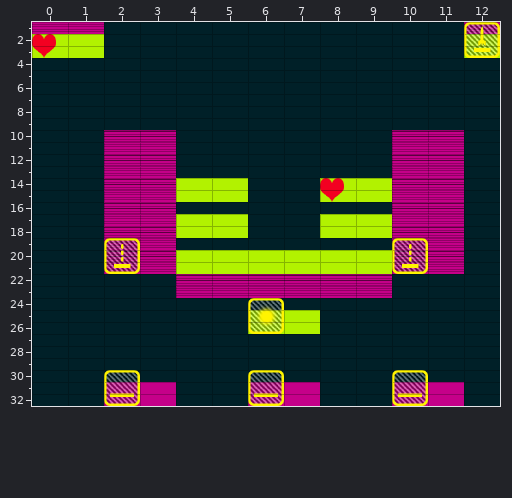
Tiled map -- Impact/Impact.iOS/Content/Levels/level030.tmx. Above: the version before the commit.
Cells are 57x19 px. Shown: x 0..12, y 1..32.
New version:
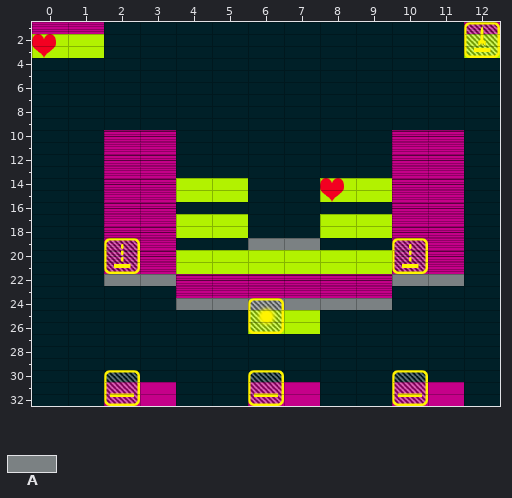
Key: from "Bricks": A 18 "SmallBrick-E1".
_ is an empty cell.
The edit:
{"where": "layer \"Bricks\""}
{"y":19,"x":6,"old":"__","new":"AA"}
{"y":22,"x":2,"old":"__","new":"AA"}
{"y":22,"x":10,"old":"__","new":"AA"}
{"y":24,"x":4,"old":"______","new":"AAAAAA"}
{"label":"added","picture_box":[248,238,320,250]}
{"label":"added","picture_box":[104,274,176,286]}
{"label":"added","picture_box":[392,274,464,286]}
{"label":"added","picture_box":[176,298,392,310]}
